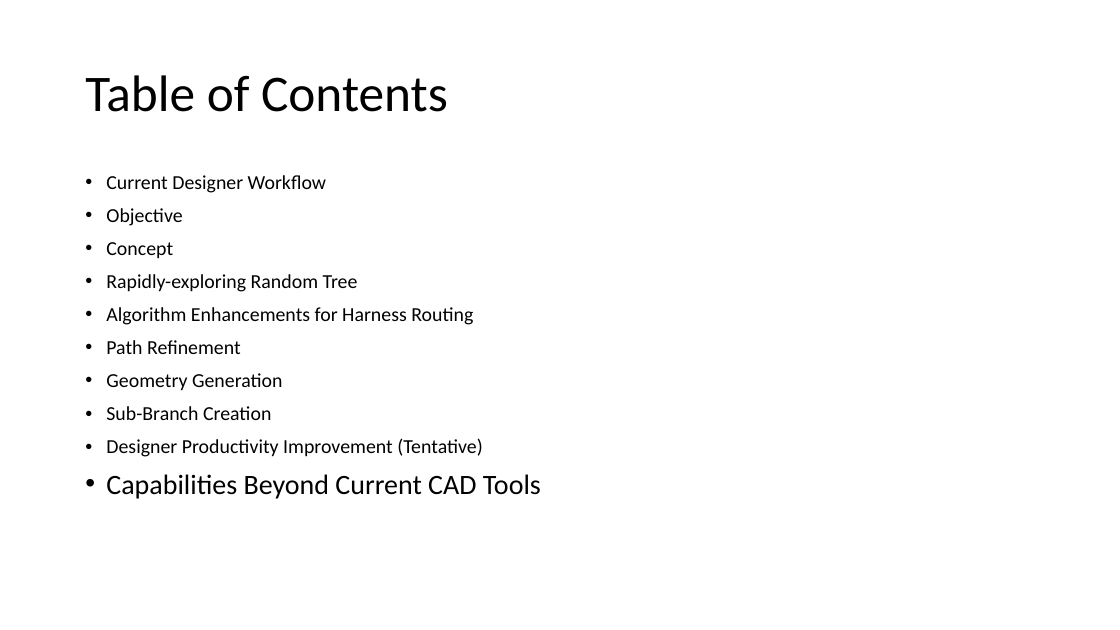
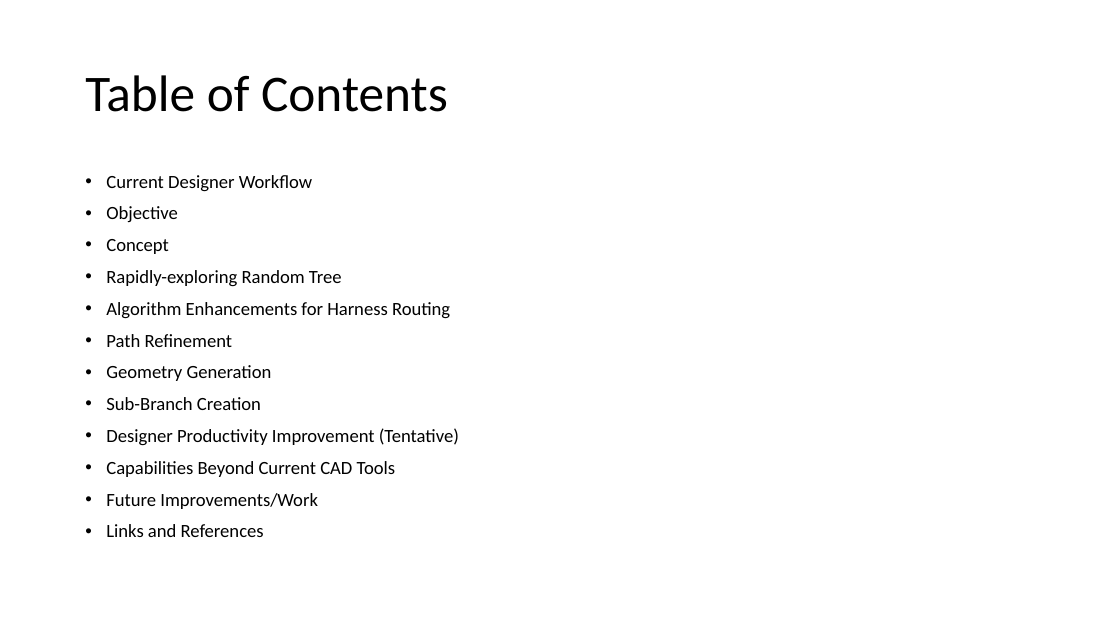
Before and after one commit to SAPTRAY5/Advanced_Harness_Routing_Planner, a slide deck: slide 2 of Advanced Harness Routing Planner.pptx. Drawn at 1120x630 pixels with LibreOffice and Linux fonts; fonts in the diff are those of the drawing. Boxes give left, top, right and bottom in pixels: in the first picture for what was removed or moved away, otherwise in the second. Text is boxed around its words. In the diff, an @@ line names an element or a change of style, - is before the commit and + after.

```diff
--- a/Advanced Harness Routing Planner.pptx
+++ b/Advanced Harness Routing Planner.pptx
@@ text at <box>106,175,459,477</box>: size 17 to 16 pt in "Current Designer Workflow", "Objective", "Concept", "Rapidly-exploring Random Tree" and 5 more places; size 24 to 16 pt in "Capabilities Beyond Current CAD Tools" @@
@@ text at <box>106,493,318,537</box>: paragraphs added @@
+• Future Improvements/Work
+• Links and References
```
Also in this commit, not shown: 4 other slides changed, 1 slide added, 3 other files.
